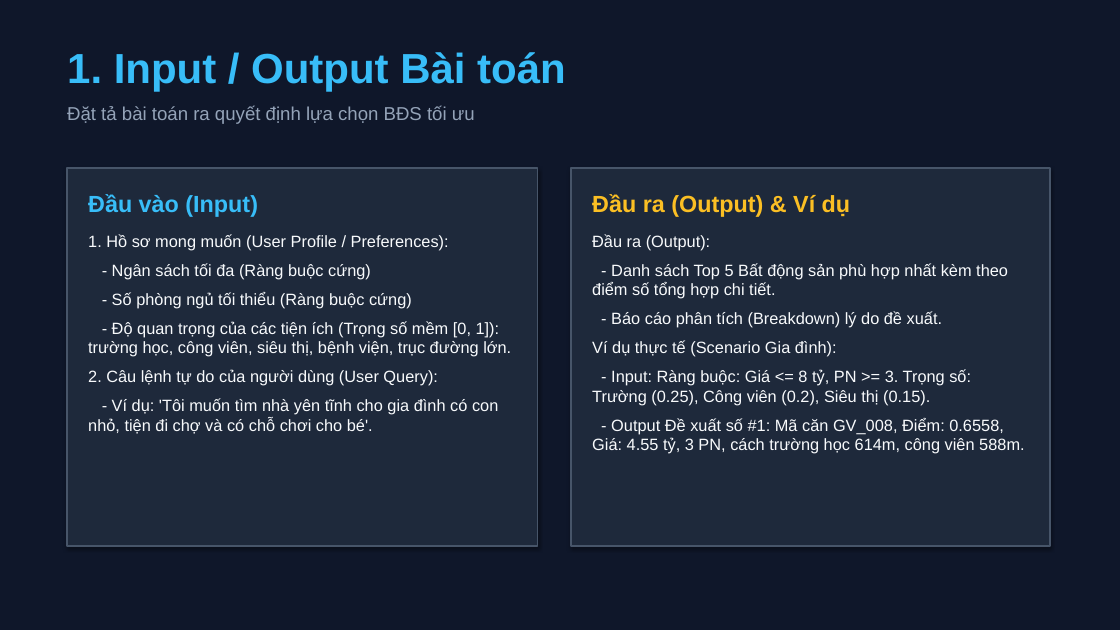
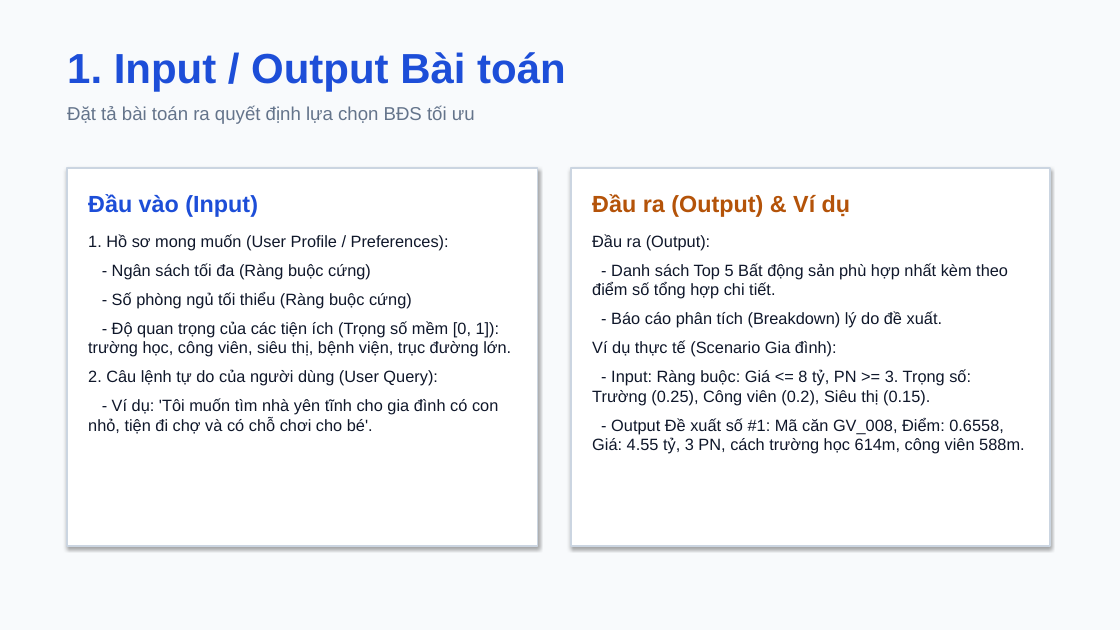
Before and after one commit to minhtien0498/IT2041_G8_DecisionMaking, a slide deck: slide 2 of outputs/midterm_presentation.pptx. Drawn at 1120x630 pixels with LibreOffice and Linux fonts; fonts in the diff are those of the drawing. Boxes give left, top, right and bottom in pixels: in the first picture for what was removed or moved away, otherwise in the second. Text is boxed around its words. In the diff, an @@ line names an element or a change of style, - is before the commit and + after.

Commit message:
style: change midterm presentation theme to light layout

```diff
--- a/outputs/midterm_presentation.pptx
+++ b/outputs/midterm_presentation.pptx
@@ background #0F172A to #F8FAFC @@
@@ text "1. Input / Output Bài ..." at [67,52,566,124]: text colour #38BDF8 to #1D4ED8 in "1. Input / Output Bài toán"; text colour #94A3B8 to #64748B in "Đặt tả bài toán ra quyết định ..." @@
@@ rectangle at [67,168,538,546]: fill #1E293B to #FFFFFF; outline #475569 1.5 pt to #CBD5E1 1.5 pt @@
@@ rectangle at [571,168,1050,546]: fill #1E293B to #FFFFFF; outline #475569 1.5 pt to #CBD5E1 1.5 pt @@
@@ text "Đầu vào (Input)" at [88,194,511,434]: text colour #38BDF8 to #1D4ED8 in "Đầu vào (Input)"; text colour #F8FAFC to #0F172A @@
@@ text "Đầu ra (Output) & Ví ..." at [592,194,1024,454]: text colour #FBBF24 to #B45309 in "Đầu ra (Output) & Ví dụ"; text colour #F8FAFC to #0F172A @@
```
Also in this commit, not shown: 7 other slides changed, 1 other file.
